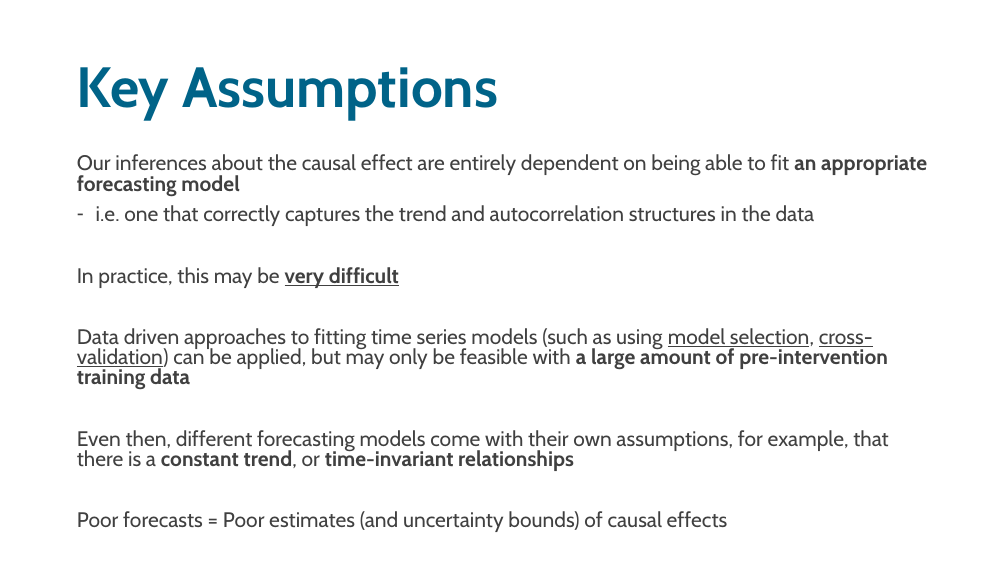
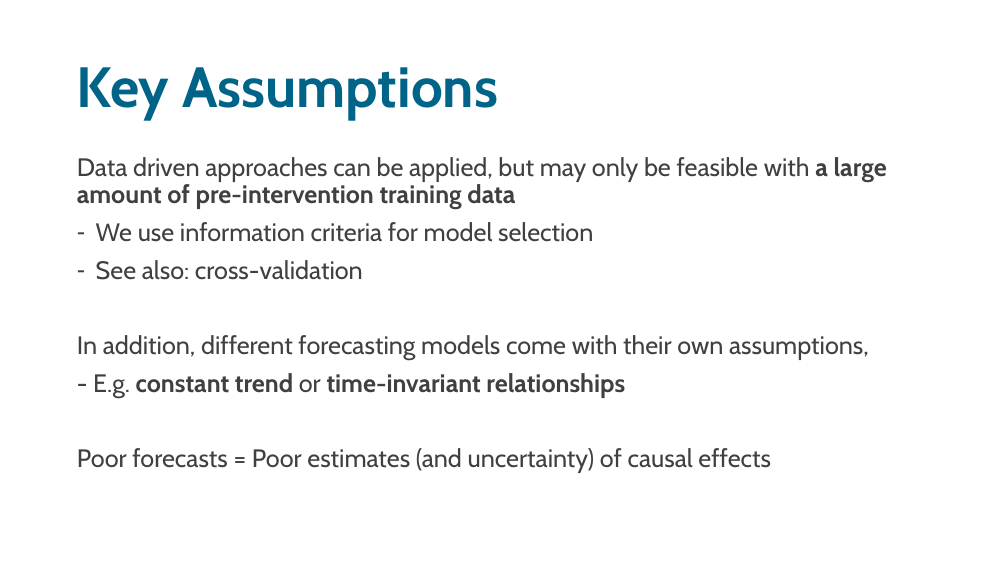
Before and after one commit to sodascience/workshop_causal_impact_assessment, a slide deck: slide 21 of lectures/02_interrupted_time_series/its.pptx. Drawn at 1008x567 pixels with LibreOffice and Linux fonts; fonts in the diff are those of the drawing. Boxes give left, top, right and bottom in pixels: in the first picture for what was removed or moved away, otherwise in the second. Text is boxed around its words. In the diff, an @@ line names an element or a change of style, - is before the commit and + after.

Commit message:
causal impact and ITS cleaned

```diff
--- a/lectures/02_interrupted_time_series/its.pptx
+++ b/lectures/02_interrupted_time_series/its.pptx
@@ text at [77,157,887,473]: text changed; size 20 to 24 pt @@
-Our inferences about the causal effect are entirely dependent on being able to fit an appropriate forecasting model
-– i.e. one that correctly captures the trend and autocorrelation structures in the data
-In practice, this may be very difficult
-Data driven approaches to fitting time series models (such as using model selection, cross-validation) can be applied, but may only be feasible with a large amount of pre-intervention training data
-Even then, different forecasting models come with their own assumptions, for example, that there is a constant trend, or time-invariant relationships
-Poor forecasts = Poor estimates (and uncertainty bounds) of causal effects
+Data driven approaches can be applied, but may only be feasible with a large amount of pre-intervention training data
+– We use information criteria for model selection
+– See also: cross-validation
+In addition, different forecasting models come with their own assumptions,
+- E.g. constant trend or time-invariant relationships
+Poor forecasts = Poor estimates (and uncertainty) of causal effects
```
Also in this commit, not shown: 4 other slides changed, 2 slides added, 2 slides removed, 3 other files.
